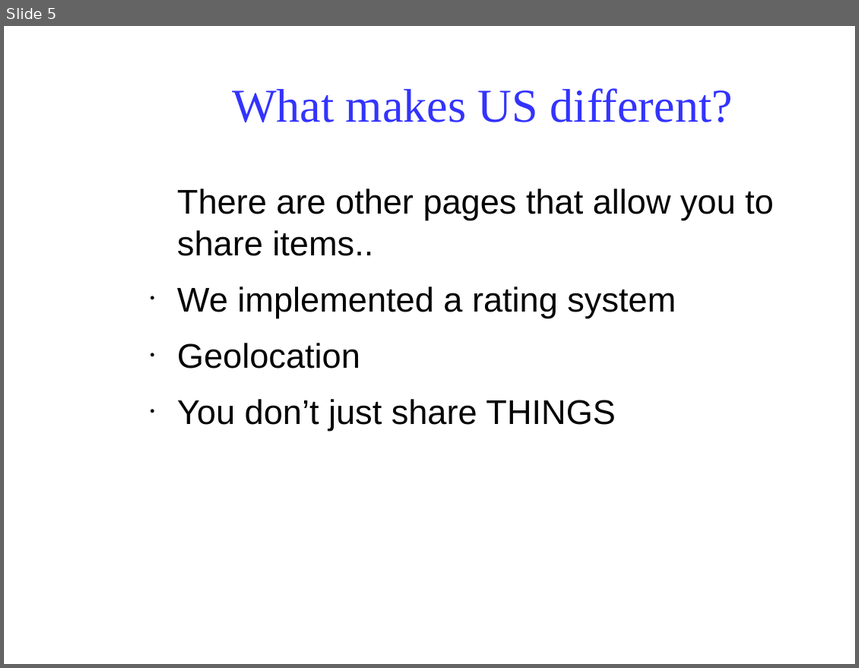
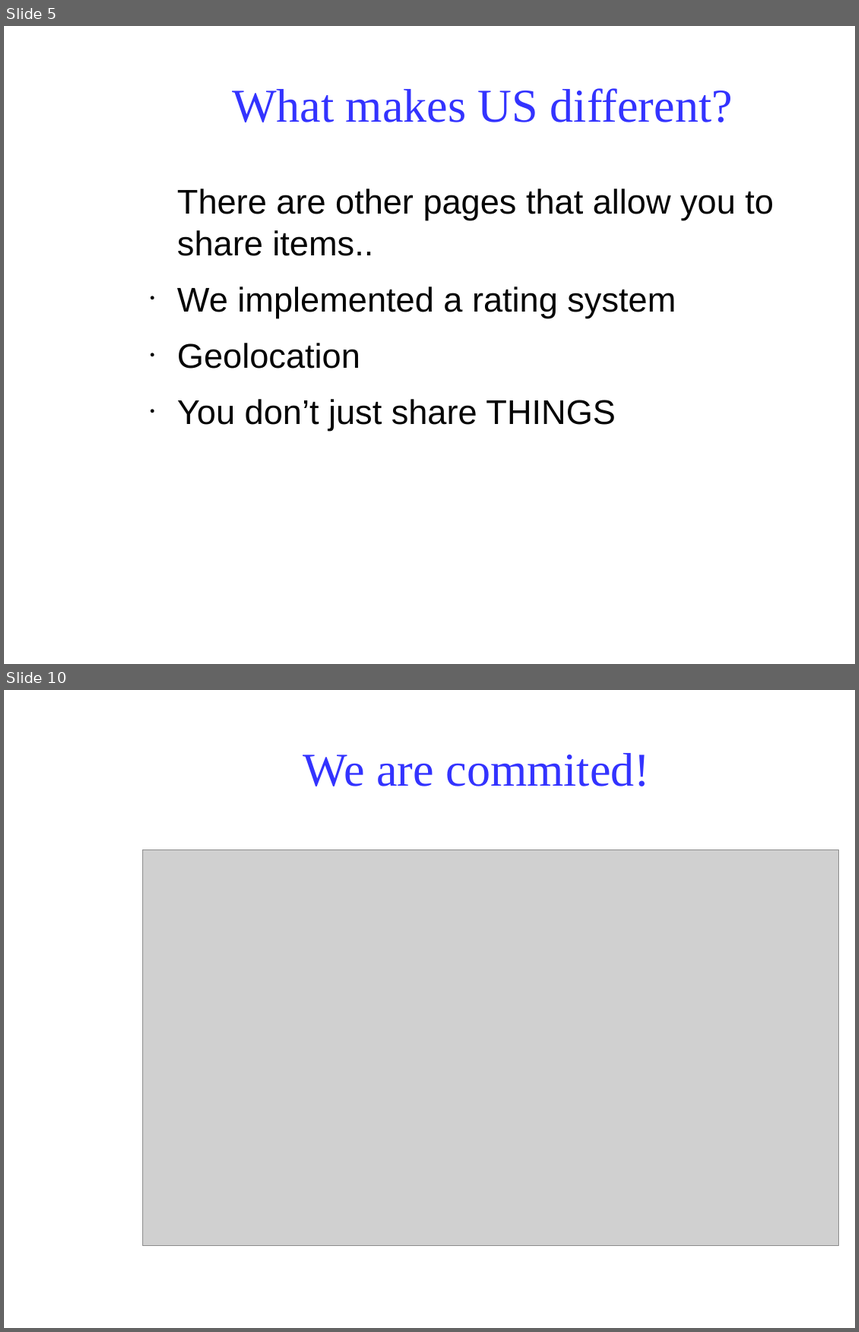
Before and after one commit to Klarala13/collectivity, a slide deck: Presentation/collectivity.odp. Shown one above the other, each under a label of ours: slide 5 before the commit, slides 5 and 10 after it; the slides between them are not shown. The pictures are 859x668 and 859x1332 pixels, drawn with LibreOffice and Linux fonts; fonts in the diff are those of the drawing; grey boxes stand for pictures; background and template pictures are left out. Boxes give left, top, right and bottom in pixels: in the first picture for what was removed or moved away, otherwise in the second. Text is boxed around its words. In the diff, an @@ line names an element or a change of style, - is before the commit and + after.

```diff
--- a/Presentation/collectivity.odp
+++ b/Presentation/collectivity.odp
@@ slide 10 added at [4, 690, 855, 1328], background picture (left out) @@
@@ title added at [303, 753, 651, 787], 44 pt, text #3333FF @@
+We are commited!
@@ picture added at [143, 850, 839, 1246] @@
```
Also in this commit, not shown: 5 slides changed, 2 slides removed, 9 other files.
